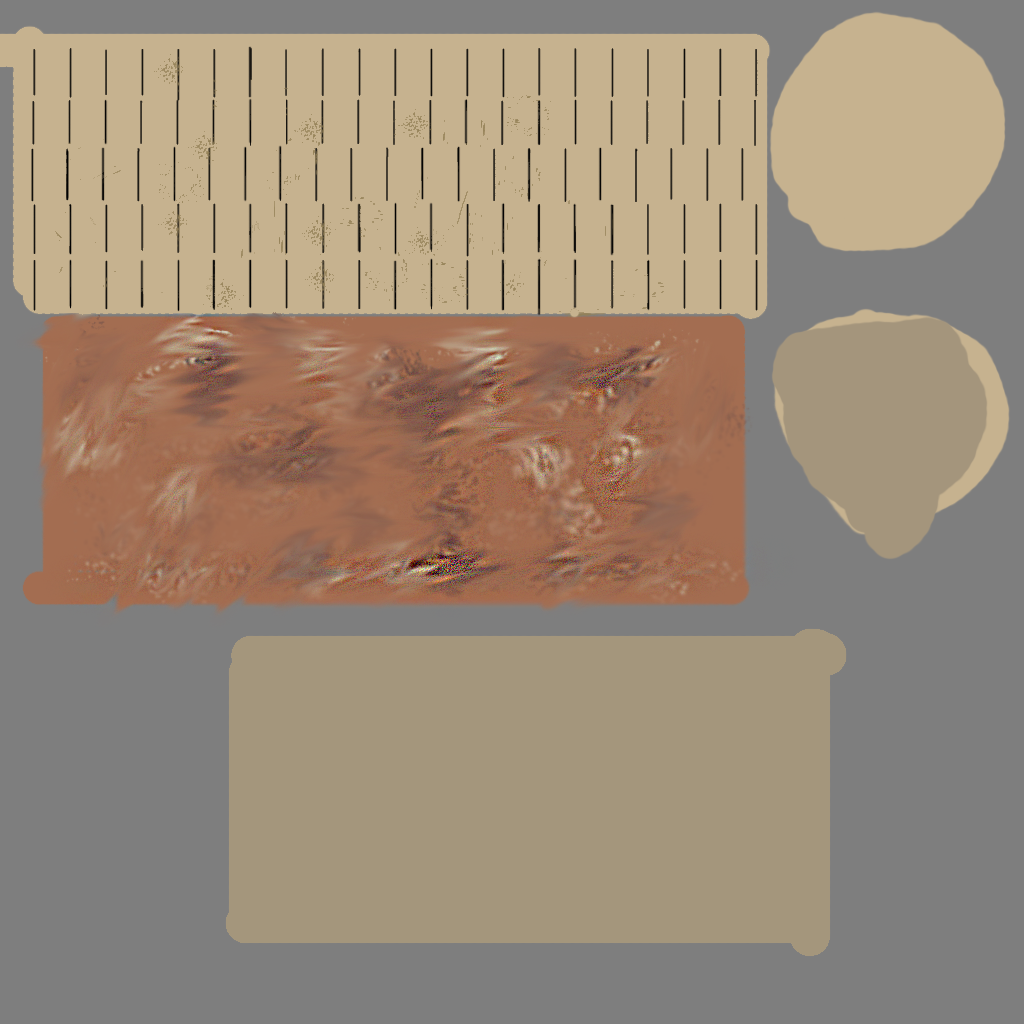
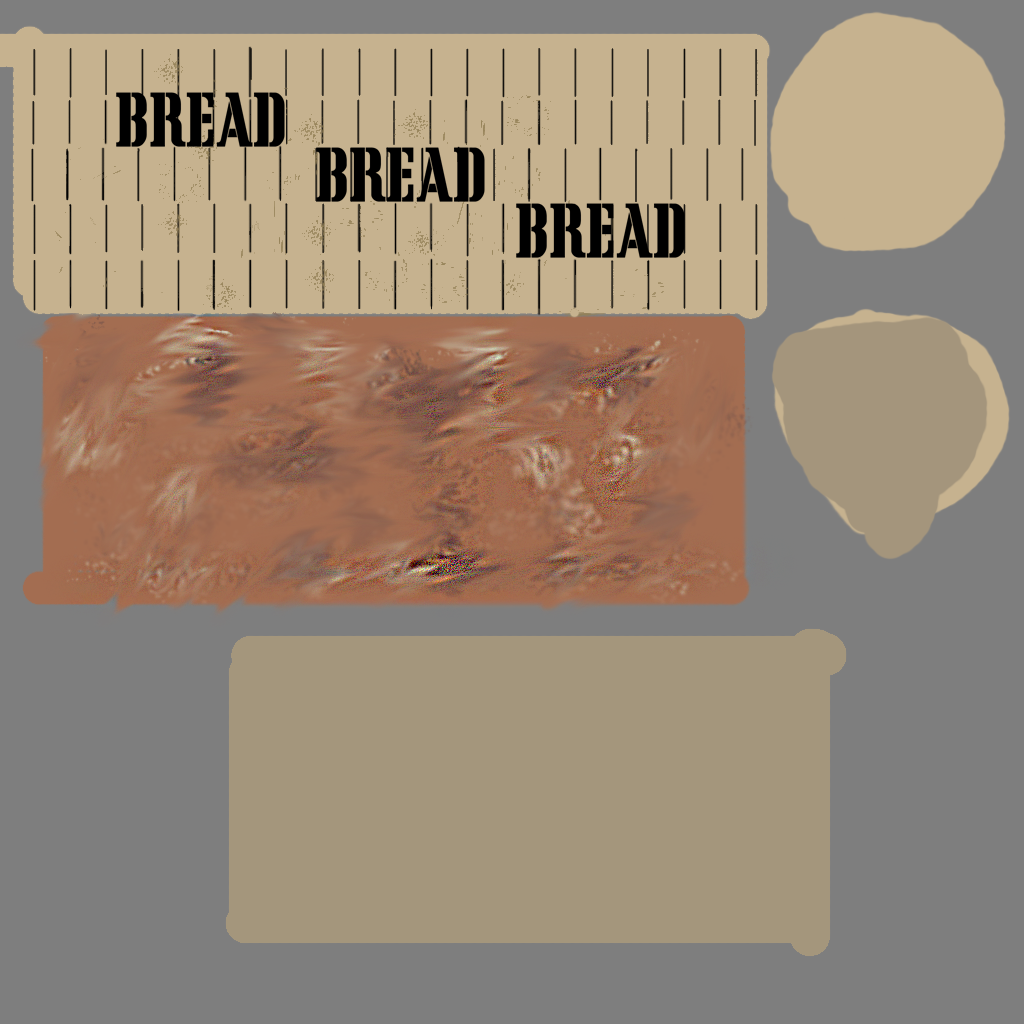
Before/after of a 1024×1024 layered artwork. What changed in the layer stack:
added layer "breadCrateFont copy" (multiply) in group "lambert1.color" over [316, 147, 572, 205]
added layer "breadCrateFont copy 2" (multiply) in group "lambert1.color" over [516, 203, 685, 258]
added layer "breadCrateFont" (multiply) in group "lambert1.color" over [116, 92, 372, 150]
